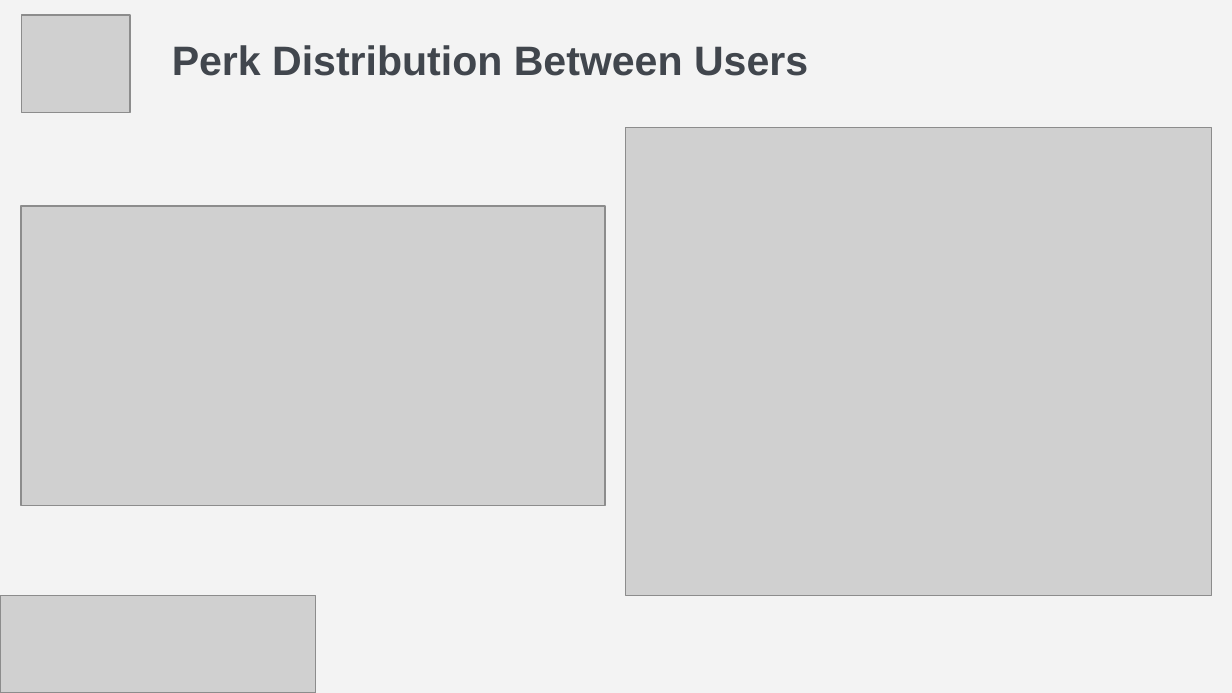
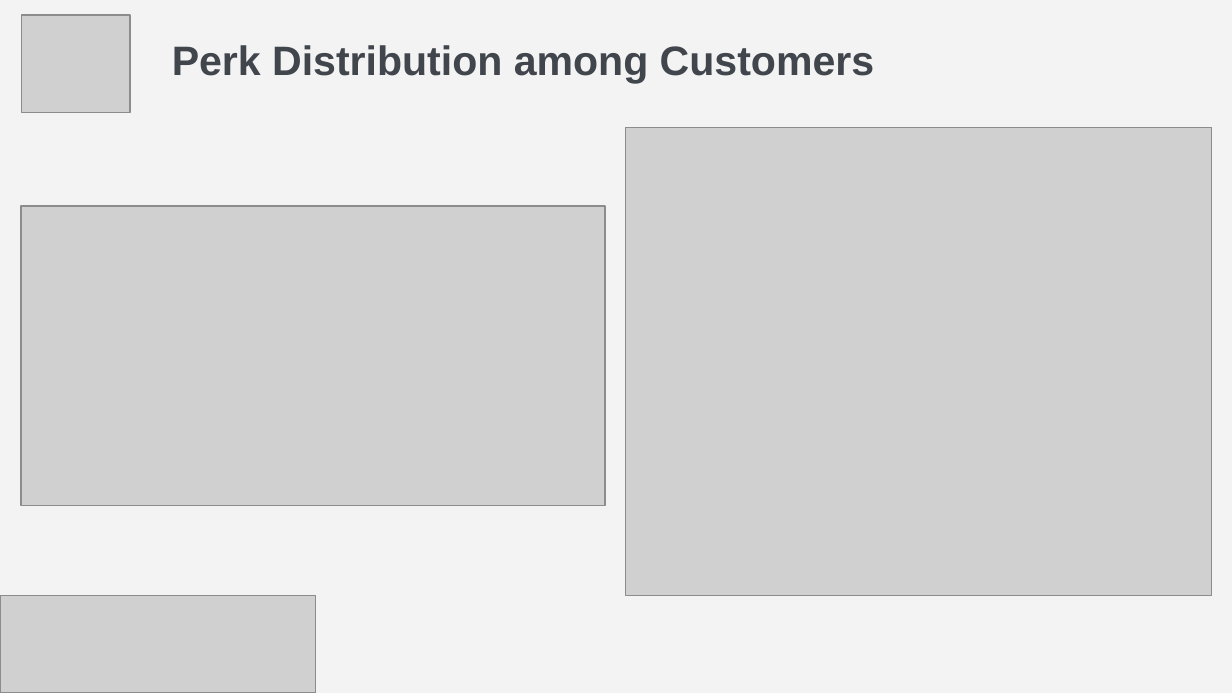
Before and after one commit to LeelaYathapu/TravelTide-Rewards-Program, a slide deck: slide 5 of TravelTide Loyalty Program Presentation.pptx. Drawn at 1232x693 pixels with LibreOffice and Linux fonts; fonts in the diff are those of the drawing; grey boxes stand for pictures. Boxes give left, top, right and bottom in pixels: in the first picture for what was removed or moved away, otherwise in the second. Text is boxed around its words. In the diff, an @@ line names an element or a change of style, - is before the commit and + after.

```diff
--- a/TravelTide Loyalty Program Presentation.pptx
+++ b/TravelTide Loyalty Program Presentation.pptx
@@ title at (172,45,874,84): text changed @@
-Perk Distribution Between Users
+Perk Distribution among Customers
```
Also in this commit, not shown: 3 other slides changed.
